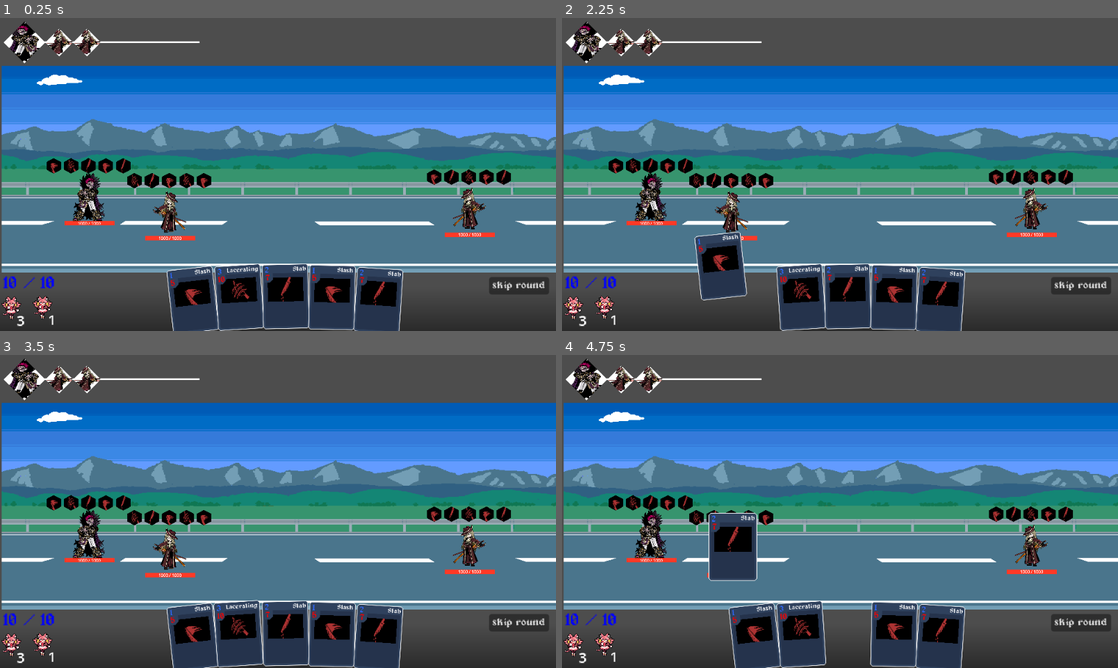
Above: before the commit, frames 1-4 (two rows, left to right).
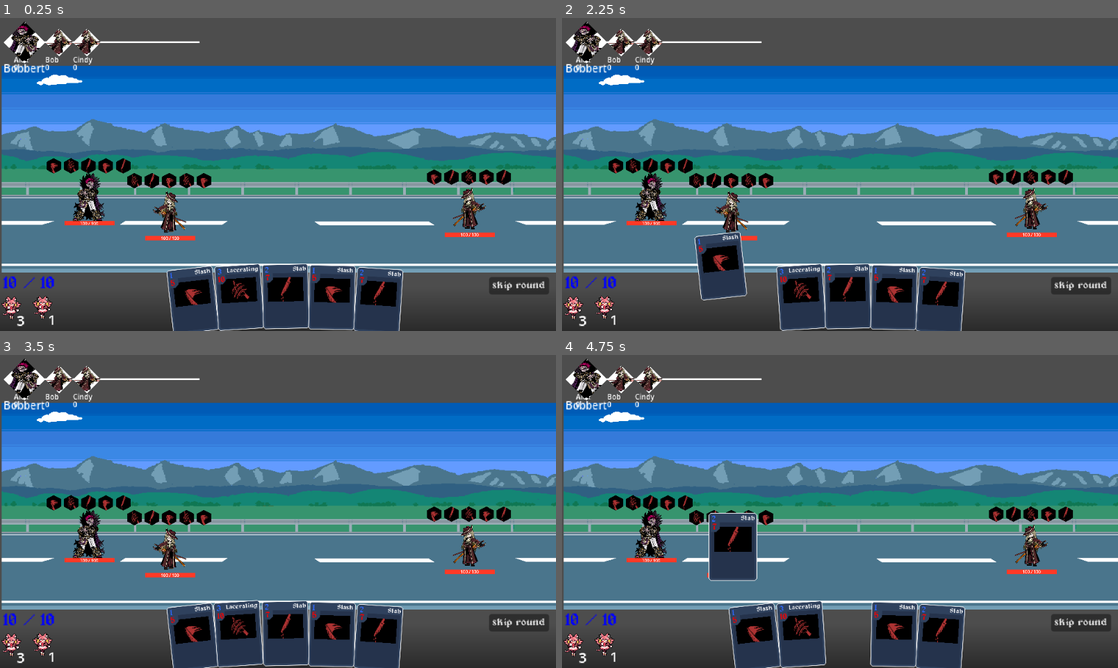
Above: after the commit, the same moments.

Repository: mewmewmyagic/card-game-main
Game: Godot game, scene res://scenes/battle/BattleScene.tscn
Two runs of this game, one before a commit and one after it. Both use one fixed random seed, a clock stepped at 60 frames per second and the inputs below.
Inputs (mouse positions are in pixels of both pictures, inside the frame that each line leads up to):
- Up to frame 1 (0.25 s): no input
- Up to frame 2 (2.25 s): click "skip round" at 0.5 s; click "skip round" at 1.25 s; tap Enter at 2 s; drag from (756, 299) to (650, 196) at 2.02 s
- Up to frame 3 (3.5 s): drag from (239, 633) to (88, 533) at 2.77 s
- Up to frame 4 (4.75 s): move the mouse to (845, 633) at 3.52 s; hold D (Right) 3.53-4.25 s; hold Right mouse button (right_mouse) 3.53-4.25 s; click (845, 633) at 3.67 s; tap Space at 4.25 s; drag from (895, 633) to (728, 549) at 4.27 s

The runs differ from the first frame. In frame 1, 0.3% of the frame differs, in the area x 0-87%, y 12-71%; in frame 2, 0.3%; in frame 3, 0.3%; in frame 4, 0.3%.

Commit message:
Refactor turn phases and UI updates
Split turn handling into input and output phases, validate card plays before resolving them, and separate turn-order icon initialization from syncing. Also add reusable hand-icon spawning, show turn-order labels, and reduce the tourist's max health to 100.

Diff:
--- a/Scripts/combatant_characters/tourist/tourist.tres
+++ b/Scripts/combatant_characters/tourist/tourist.tres
@@ -9,5 +9,5 @@
 max_hand_size = 5
 max_stamina = 10
 starting_pile = ExtResource("2_yhavi")
-max_health = 1000
+max_health = 100
 metadata/_custom_type_script = "uid://nbbhc701n0jf"
--- a/Scripts/resolvers/card_play_resolver.gd
+++ b/Scripts/resolvers/card_play_resolver.gd
@@ -11,6 +11,39 @@
 	card_play_context.target = target
 
 	resolve(card_play_context)
+
+func validate_card(context: CardEffectContext) -> bool:
+	if not can_play(context.card, context.source):
+		#context.source.hand_pile.card_pile_size_changed.emit(context.source.hand_pile.cards.size())
+		EventBus.card_play_rejected.emit()
+		return false
+
+	if not is_valid_target(context):
+		#context.source.hand_pile.card_pile_size_changed.emit(context.source.hand_pile.cards.size())
+		EventBus.card_play_rejected.emit()
+		return false
+
+	return true
+
+func resolve(context: CardEffectContext) -> void:
+	if (validate_card(context) == false):
+		return
+
+	context.source.stats.stamina -= context.card.stamina_cost
+	context.source.play_skill_animation(context.card)
+
+	for effect in context.card.effects:
+		effect.execute(context)
+
+	context.source.card_played.emit(context.card)
+
+	context.source.hand_pile.remove_card(context.card)
+	context.source.discard_pile.add_card(context.card)
+
+	battle.turn_manager._add_recovery_cost(context.card.recovery_cost)
+
+	battle.turn_manager.end_turn()
+
 
 func can_afford(card: Card, source: Combatant) -> bool:
 	return source.stats.enough_stamina(card)
@@ -36,31 +69,3 @@
 			return context.target == context.source
 		_:
 			return false
-
-func resolve(context: CardEffectContext) -> bool:
-	if not can_play(context.card, context.source):
-		#context.source.hand_pile.card_pile_size_changed.emit(context.source.hand_pile.cards.size())
-		EventBus.card_play_rejected.emit()
-		return false
-
-	if not is_valid_target(context):
-		#context.source.hand_pile.card_pile_size_changed.emit(context.source.hand_pile.cards.size())
-		EventBus.card_play_rejected.emit()
-		return false
-
-	context.source.stats.stamina -= context.card.stamina_cost
-	context.source.play_skill_animation(context.card)
-
-	for effect in context.card.effects:
-		effect.execute(context)
-
-	context.source.card_played.emit(context.card)
-
-	context.source.hand_pile.remove_card(context.card)
-	context.source.discard_pile.add_card(context.card)
-
-	battle.turn_manager._add_recovery_cost(context.card.recovery_cost)
-
-	battle.turn_manager.end_turn()
-
-	return true
--- a/Scripts/turnrelated/turn_manager.gd
+++ b/Scripts/turnrelated/turn_manager.gd
@@ -62,17 +62,24 @@
 func start_turn() -> void:
 	_sort_turns()
 
+	_set_stage(Stage.START)
 	current_turn = _next_active_turn()
-	_set_stage(Stage.START)
 	current_turn.combatant._on_self_turn_started()
 
 	EventBus.turn_started.emit()
 	turn_started.emit(current_turn.combatant)
 
-	if current_turn.combatant.ai_behavior:
+	input_phase()
+
+func input_phase() -> void:
+	if not current_turn.combatant.ai_behavior:
+		ally_turn_started.emit(current_turn)
 		current_turn.combatant.take_ai_turn(battle)
 	else:
-		ally_turn_started.emit(current_turn)
+		output_phase()
+
+func output_phase() -> void:
+	current_turn.combatant.take_ai_turn(battle)
 
 func end_turn() -> void:
 	_set_stage(Stage.END)
--- a/Scripts/turnrelated/turn_order_ui.gd
+++ b/Scripts/turnrelated/turn_order_ui.gd
@@ -7,7 +7,7 @@
 
 @export var big_icon: TurnOrderIcon
 var turn_icons: Array[TurnOrderIcon] = []
-var turn_to_ui: Dictionary = {}
+var turn_to_ui: Dictionary = {} #combatant turn, turn icon
 
 var turn_manager: TurnManager
 
@@ -40,7 +40,7 @@
 	turn_icon.queue_free()
 
 #should be called when sort combatant has already been called. cause you know, thats how syncing works
-func sync() -> void:
+func round_start() -> void:
 	var turns := turn_manager._active_turns().duplicate()
 
 	#loops through dict, despawn icon not in turns and unassigning it to the dict
@@ -52,6 +52,19 @@
 	for t in turns:
 		if not turn_to_ui.has(t):
 			spawn_icon(t)
+
+	_refresh_turn_icons()
+	_update_layout()
+
+func sync() -> void:
+	var turns := turn_manager._active_turns().duplicate()
+
+	for t in turn_to_ui.keys().duplicate():
+		if not turns.has(t):
+			_despawn_icon(t)
+	for t in turns:
+		if not turn_to_ui.has(t):
+			round_start_spawn_icon(t)
 
 	_refresh_turn_icons()
 	_update_layout()
@@ -70,7 +83,7 @@
 	for i in turn_icons.size():
 		if (i == 0):
 			big_icon.combatant_icon.texture = turn_icons[i].combatant_icon.texture
-			turn_icons[i].animator.move_to(Vector2(big_icon.size.x * big_icon.scale.x/4, self.size.y/2 - ICON_SPACING/2), 0.0, .25) #
+			turn_icons[i].animator.move_to(Vector2(big_icon.size.x * big_icon.scale.x/4, self.size.y/2 - ICON_SPACING/2), 0.0, 0.25)
 		else:
 			turn_icons[i].animator.move_to(Vector2((i-1) * spacing + big_icon.size.x * big_icon.scale.x, self.size.y/2 - ICON_SPACING/2), 0.0, .25) #
 			turn_icons[i].amount.text = str(turn_icons[i].turn.recovery_time)
--- a/hand_display.gd
+++ b/hand_display.gd
@@ -5,12 +5,15 @@
 @export var card_ui_scene: PackedScene
 
 #temporary
+func spawn_icon(card: Card) -> void:
+	var icon := card_ui_scene.instantiate() as HandDisplayIcon
+	icon.card = card
+	icon.owner_combatant = parent
+	add_child(icon)
+
 func refresh_display(_amount: int) -> void:
 	for child in get_children():
 		child.queue_free()
 
 	for card in parent.hand_pile.cards:
-		var icon := card_ui_scene.instantiate() as HandDisplayIcon
-		icon.card = card
-		icon.owner_combatant = parent
-		add_child(icon)
+		spawn_icon(card)
--- a/scenes/TurnOrderIconAnimator.gd
+++ b/scenes/TurnOrderIconAnimator.gd
@@ -24,4 +24,5 @@
 	_active_tween.set_ease(ease_type)
 	_active_tween.tween_property(turn_icon, "position", target_position, d)
 	_active_tween.parallel().tween_property(turn_icon, "rotation_degrees", target_rotation, d)
+	_active_tween.finished
 	_active_tween.finished.connect(func(): is_animating = false)
--- a/scenes/turn_order_icon.tscn
+++ b/scenes/turn_order_icon.tscn
@@ -26,7 +26,6 @@
 animator = NodePath("Animator")
 
 [node name="Name" type="Label" parent="." unique_id=246694431]
-visible = false
 layout_mode = 0
 offset_top = 30.0
 offset_right = 32.0
@@ -35,7 +34,6 @@
 text = "Bobbert"
 
 [node name="Amount" type="Label" parent="." unique_id=1178613960]
-visible = false
 layout_mode = 0
 offset_top = 39.0
 offset_right = 14.0
